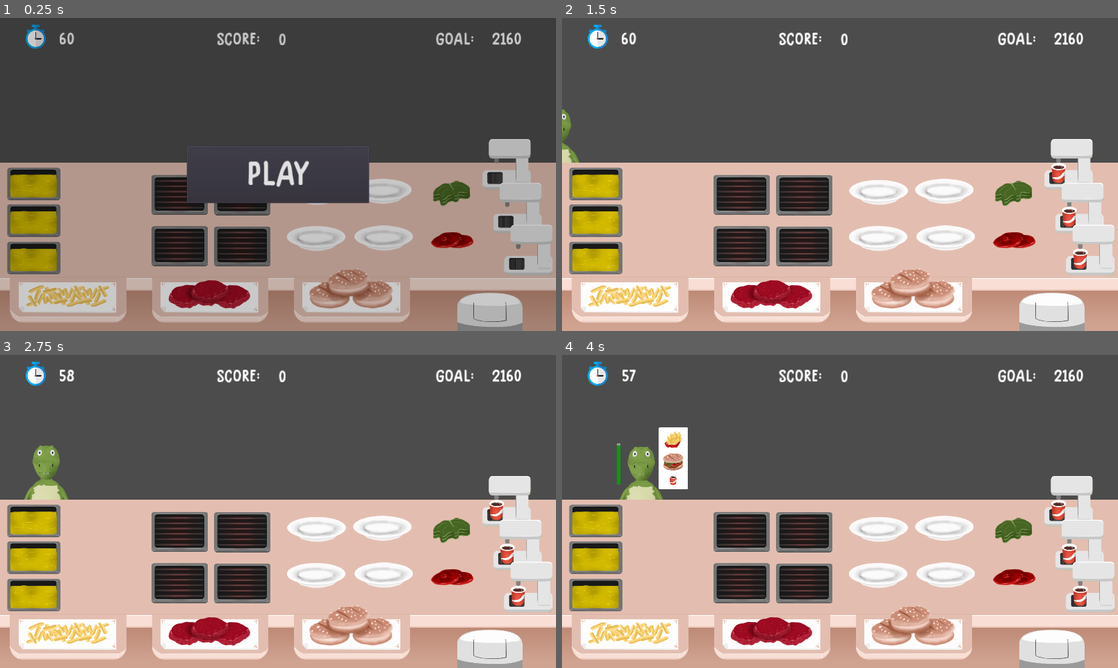
Above: before the commit, frames 1-4 (two rows, left to right).
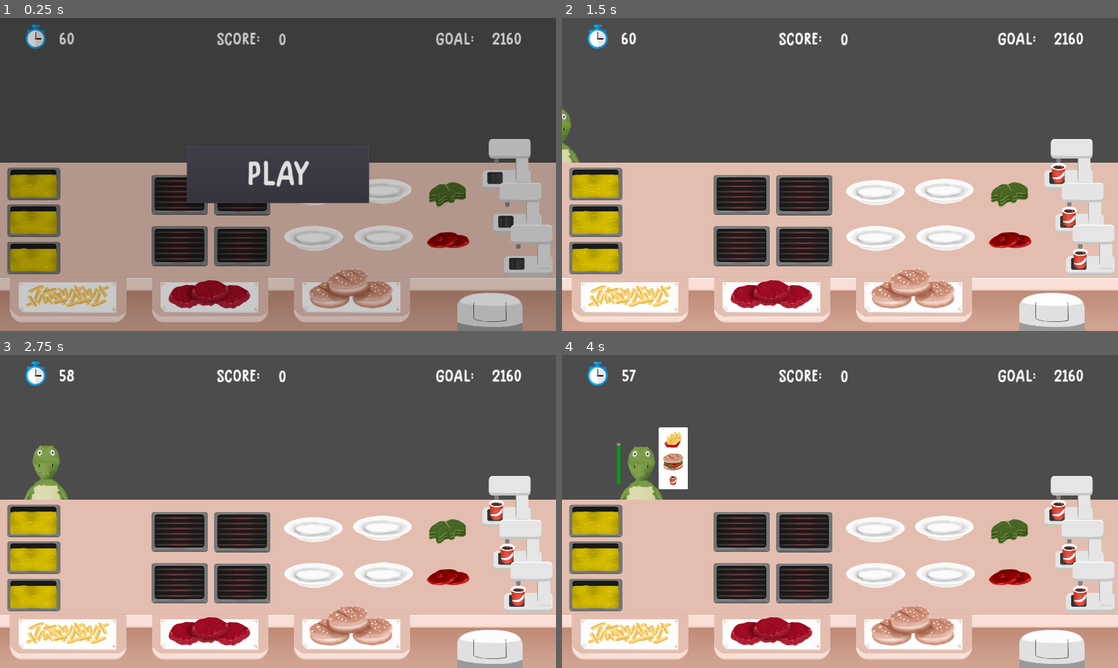
Above: after the commit, the same moments.

Repository: samuelpedrajas/MyVeganRestaurant
Game: Godot game, scene res://Scenes/Kitchen.tscn
Two runs of this game, one before a commit and one after it. Both use one fixed random seed, a clock stepped at 60 frames per second and the inputs below.
Inputs (mouse positions are in pixels of both pictures, inside the frame that each line leads up to):
- Up to frame 1 (0.25 s): no input
- Up to frame 2 (1.5 s): click "PLAY" at 0.5 s; tap Enter at 1.25 s; move the mouse to (1012, 240) at 1.27 s; click (1012, 240) at 1.35 s
- Up to frame 3 (2.75 s): move the mouse to (450, 530) at 2.02 s; click (450, 530) at 2.1 s
- Up to frame 4 (4 s): move the mouse to (739, 530) at 2.77 s; click (739, 530) at 2.85 s; move the mouse to (806, 533) at 3.52 s; click (806, 533) at 3.6 s

The runs differ from the first frame. In frame 1, 0.5% of the frame differs, in the area x 51-86%, y 52-75%; in frame 2, 0.7%, in the area x 51-86%, y 51-75%; in frame 3, 0.7%; in frame 4, 0.7%.

Commit message:
clickable area is now a button

Diff:
--- a/Scenes/ClickableArea.tscn
+++ b/Scenes/ClickableArea.tscn
@@ -2,15 +2,13 @@
 
 [ext_resource path="res://Scripts/ClickableArea.gd" type="Script" id=1]
 
-[node name="ClickableArea" type="Area2D"]
-monitoring = false
-monitorable = false
+[node name="ClickableArea" type="Button"]
+modulate = Color( 1, 1, 1, 0.505882 )
+margin_left = -5.88627
+margin_top = -9.88053
+margin_right = 6.11373
+margin_bottom = 10.1195
 script = ExtResource( 1 )
-
-[node name="CollisionShape2D" type="CollisionShape2D" parent="."]
-
-[node name="Timer" type="Timer" parent="."]
-wait_time = 0.05
-one_shot = true
-[connection signal="input_event" from="." to="." method="_on_ClickableArea_input_event"]
-[connection signal="timeout" from="Timer" to="." method="_on_Timer_timeout"]
+__meta__ = {
+"_edit_use_anchors_": false
+}
--- a/Scenes/ColaPump.tscn
+++ b/Scenes/ColaPump.tscn
@@ -8,10 +8,7 @@
 [ext_resource path="res://Scenes/Timer.tscn" type="PackedScene" id=6]
 [ext_resource path="res://Scenes/Dishes/FastFood/Cola.tscn" type="PackedScene" id=7]
 
-[sub_resource type="RectangleShape2D" id=1]
-extents = Vector2( 86.407, 89.0296 )
-
-[sub_resource type="Animation" id=2]
+[sub_resource type="Animation" id=1]
 resource_name = "default_animation"
 length = 0.1
 tracks/0/type = "value"
@@ -115,20 +112,21 @@
 [node name="Cola" parent="Placeholder" instance=ExtResource( 7 )]
 position = Vector2( -35, 62 )
 
-[node name="ClickableArea" parent="." instance=ExtResource( 5 )]
-
-[node name="CollisionShape2D" parent="ClickableArea" index="0"]
-shape = SubResource( 1 )
-
 [node name="AnimationPlayer" type="AnimationPlayer" parent="."]
-anims/default_animation = SubResource( 2 )
-anims/prepared_animation = SubResource( 3 )
-anims/preparing_animation = SubResource( 4 )
+anims/default_animation = SubResource( 1 )
+anims/prepared_animation = SubResource( 2 )
+anims/preparing_animation = SubResource( 3 )
 
 [node name="Timer" parent="." instance=ExtResource( 6 )]
 position = Vector2( 0, -110 )
 burning_time = -1
-[connection signal="clicked" from="ClickableArea" to="." method="_on_ClickableArea_clicked"]
+
+[node name="ClickableArea" parent="." instance=ExtResource( 5 )]
+margin_left = -95.0
+margin_top = -93.0
+margin_right = 95.0
+margin_bottom = 93.0
 [connection signal="food_cooked" from="Timer" to="." method="_on_Timer_food_cooked"]
+[connection signal="pressed" from="ClickableArea" to="." method="_on_ClickableArea_pressed"]
 
 [editable path="ClickableArea"]
--- a/Scenes/FoodSources/BreadSource.tscn
+++ b/Scenes/FoodSources/BreadSource.tscn
@@ -1,13 +1,9 @@
-[gd_scene load_steps=6 format=2]
+[gd_scene load_steps=5 format=2]
 
 [ext_resource path="res://Scripts/FoodSource.gd" type="Script" id=1]
 [ext_resource path="res://Images/Kitchen/FuentePan.png" type="Texture" id=2]
 [ext_resource path="res://Scenes/ClickableArea.tscn" type="PackedScene" id=3]
 [ext_resource path="res://Scenes/Ingredients/BurgerBread.tscn" type="PackedScene" id=4]
-
-[sub_resource type="CapsuleShape2D" id=1]
-radius = 92.7384
-height = 172.537
 
 [node name="BreadSource" type="Node2D"]
 script = ExtResource( 1 )
@@ -18,10 +14,10 @@
 texture = ExtResource( 2 )
 
 [node name="ClickableArea" parent="." instance=ExtResource( 3 )]
-
-[node name="CollisionShape2D" parent="ClickableArea" index="0"]
-rotation = 1.5708
-shape = SubResource( 1 )
-[connection signal="clicked" from="ClickableArea" to="." method="_on_ClickableArea_clicked"]
+margin_left = -178.0
+margin_top = -101.0
+margin_right = 179.0
+margin_bottom = 102.0
+[connection signal="pressed" from="ClickableArea" to="." method="_on_ClickableArea_pressed"]
 
 [editable path="ClickableArea"]
--- a/Scenes/FoodSources/BurgerSource.tscn
+++ b/Scenes/FoodSources/BurgerSource.tscn
@@ -1,13 +1,9 @@
-[gd_scene load_steps=6 format=2]
+[gd_scene load_steps=5 format=2]
 
 [ext_resource path="res://Scenes/Ingredients/Burger.tscn" type="PackedScene" id=1]
 [ext_resource path="res://Scripts/FoodSource.gd" type="Script" id=2]
 [ext_resource path="res://Scenes/ClickableArea.tscn" type="PackedScene" id=3]
 [ext_resource path="res://Images/Kitchen/FuenteHamburguesa.png" type="Texture" id=4]
-
-[sub_resource type="CapsuleShape2D" id=1]
-radius = 71.0744
-height = 185.252
 
 [node name="BurgerSource" type="Node2D"]
 script = ExtResource( 2 )
@@ -18,10 +14,10 @@
 texture = ExtResource( 4 )
 
 [node name="ClickableArea" parent="." instance=ExtResource( 3 )]
-
-[node name="CollisionShape2D" parent="ClickableArea" index="0"]
-rotation = 1.5708
-shape = SubResource( 1 )
-[connection signal="clicked" from="ClickableArea" to="." method="_on_ClickableArea_clicked"]
+margin_left = -166.0
+margin_top = -79.0
+margin_right = 167.0
+margin_bottom = 79.0
+[connection signal="pressed" from="ClickableArea" to="." method="_on_ClickableArea_pressed"]
 
 [editable path="ClickableArea"]
--- a/Scenes/FoodSources/FriesSource.tscn
+++ b/Scenes/FoodSources/FriesSource.tscn
@@ -1,13 +1,9 @@
-[gd_scene load_steps=6 format=2]
+[gd_scene load_steps=5 format=2]
 
 [ext_resource path="res://Scripts/FoodSource.gd" type="Script" id=1]
 [ext_resource path="res://Images/Kitchen/FuentePatatas.png" type="Texture" id=2]
 [ext_resource path="res://Scenes/ClickableArea.tscn" type="PackedScene" id=3]
 [ext_resource path="res://Scenes/Ingredients/Fries.tscn" type="PackedScene" id=4]
-
-[sub_resource type="CapsuleShape2D" id=1]
-radius = 57.5916
-height = 233.986
 
 [node name="FriesSource" type="Node2D"]
 script = ExtResource( 1 )
@@ -18,10 +14,10 @@
 texture = ExtResource( 2 )
 
 [node name="ClickableArea" parent="." instance=ExtResource( 3 )]
-
-[node name="CollisionShape2D" parent="ClickableArea" index="0"]
-rotation = 1.5708
-shape = SubResource( 1 )
-[connection signal="clicked" from="ClickableArea" to="." method="_on_ClickableArea_clicked"]
+margin_left = -161.0
+margin_top = -61.0
+margin_right = 162.0
+margin_bottom = 59.0
+[connection signal="pressed" from="ClickableArea" to="." method="_on_ClickableArea_pressed"]
 
 [editable path="ClickableArea"]
--- a/Scenes/FoodSources/LettuceSource.tscn
+++ b/Scenes/FoodSources/LettuceSource.tscn
@@ -1,13 +1,9 @@
-[gd_scene load_steps=6 format=2]
+[gd_scene load_steps=5 format=2]
 
 [ext_resource path="res://Scripts/FoodSource.gd" type="Script" id=1]
 [ext_resource path="res://Images/Kitchen/FuenteLechuga.png" type="Texture" id=2]
 [ext_resource path="res://Scenes/ClickableArea.tscn" type="PackedScene" id=3]
 [ext_resource path="res://Scenes/Ingredients/Lettuce.tscn" type="PackedScene" id=4]
-
-[sub_resource type="CapsuleShape2D" id=1]
-radius = 56.0027
-height = 64.4722
 
 [node name="LettuceSource" type="Node2D"]
 script = ExtResource( 1 )
@@ -18,10 +14,10 @@
 texture = ExtResource( 2 )
 
 [node name="ClickableArea" parent="." instance=ExtResource( 3 )]
-
-[node name="CollisionShape2D" parent="ClickableArea" index="0"]
-rotation = 1.5708
-shape = SubResource( 1 )
-[connection signal="clicked" from="ClickableArea" to="." method="_on_ClickableArea_clicked"]
+margin_left = -101.0
+margin_top = -72.0
+margin_right = 102.0
+margin_bottom = 72.0
+[connection signal="pressed" from="ClickableArea" to="." method="_on_ClickableArea_pressed"]
 
 [editable path="ClickableArea"]
--- a/Scenes/FoodSources/TomatoSource.tscn
+++ b/Scenes/FoodSources/TomatoSource.tscn
@@ -1,13 +1,9 @@
-[gd_scene load_steps=6 format=2]
+[gd_scene load_steps=5 format=2]
 
 [ext_resource path="res://Images/Kitchen/FuenteTomate.png" type="Texture" id=1]
 [ext_resource path="res://Scripts/FoodSource.gd" type="Script" id=2]
 [ext_resource path="res://Scenes/ClickableArea.tscn" type="PackedScene" id=3]
 [ext_resource path="res://Scenes/Ingredients/Tomato.tscn" type="PackedScene" id=4]
-
-[sub_resource type="CapsuleShape2D" id=1]
-radius = 43.2892
-height = 89.8987
 
 [node name="TomatoSource" type="Node2D"]
 script = ExtResource( 2 )
@@ -18,10 +14,10 @@
 texture = ExtResource( 1 )
 
 [node name="ClickableArea" parent="." instance=ExtResource( 3 )]
-
-[node name="CollisionShape2D" parent="ClickableArea" index="0"]
-rotation = 1.5708
-shape = SubResource( 1 )
-[connection signal="clicked" from="ClickableArea" to="." method="_on_ClickableArea_clicked"]
+margin_left = -95.0
+margin_top = -64.0
+margin_right = 96.0
+margin_bottom = 65.0
+[connection signal="pressed" from="ClickableArea" to="." method="_on_ClickableArea_pressed"]
 
 [editable path="ClickableArea"]
--- a/Scenes/Fryer.tscn
+++ b/Scenes/Fryer.tscn
@@ -6,10 +6,7 @@
 [ext_resource path="res://Scenes/Timer.tscn" type="PackedScene" id=4]
 [ext_resource path="res://Images/Kitchen/PatatasAceite.png" type="Texture" id=5]
 
-[sub_resource type="RectangleShape2D" id=1]
-extents = Vector2( 95.2351, 56.7626 )
-
-[sub_resource type="Animation" id=2]
+[sub_resource type="Animation" id=1]
 resource_name = "default_animation"
 tracks/0/type = "value"
 tracks/0/path = NodePath("Fries:visible")
@@ -57,16 +54,17 @@
 position = Vector2( 0, -103 )
 burning_time = -1
 
+[node name="AnimationPlayer" type="AnimationPlayer" parent="."]
+anims/default_animation = SubResource( 1 )
+anims/preparing_animation = SubResource( 2 )
+
 [node name="ClickableArea" parent="." instance=ExtResource( 2 )]
-
-[node name="CollisionShape2D" parent="ClickableArea" index="0"]
-shape = SubResource( 1 )
-
-[node name="AnimationPlayer" type="AnimationPlayer" parent="."]
-anims/default_animation = SubResource( 2 )
-anims/preparing_animation = SubResource( 3 )
+margin_left = -97.0
+margin_top = -62.0
+margin_right = 97.0
+margin_bottom = 61.0
 [connection signal="food_burned" from="Timer" to="." method="_on_Timer_food_burned"]
 [connection signal="food_cooked" from="Timer" to="." method="_on_Timer_food_cooked"]
-[connection signal="clicked" from="ClickableArea" to="." method="_on_ClickableArea_clicked"]
+[connection signal="pressed" from="ClickableArea" to="." method="_on_ClickableArea_pressed"]
 
 [editable path="ClickableArea"]
--- a/Scenes/Grill.tscn
+++ b/Scenes/Grill.tscn
@@ -1,14 +1,11 @@
-[gd_scene load_steps=8 format=2]
+[gd_scene load_steps=7 format=2]
 
 [ext_resource path="res://Scripts/FoodMachine.gd" type="Script" id=1]
 [ext_resource path="res://Images/Kitchen/Parrilla.png" type="Texture" id=2]
 [ext_resource path="res://Scenes/Timer.tscn" type="PackedScene" id=3]
 [ext_resource path="res://Scenes/ClickableArea.tscn" type="PackedScene" id=4]
 
-[sub_resource type="RectangleShape2D" id=1]
-extents = Vector2( 100.402, 70.9455 )
-
-[sub_resource type="Animation" id=2]
+[sub_resource type="Animation" id=1]
 resource_name = "default_animation"
 tracks/0/type = "value"
 tracks/0/path = NodePath("Sprite:modulate")
@@ -53,16 +50,17 @@
 [node name="Timer" parent="." instance=ExtResource( 3 )]
 position = Vector2( 0, -103 )
 
+[node name="AnimationPlayer" type="AnimationPlayer" parent="."]
+anims/default_animation = SubResource( 1 )
+anims/preparing_animation = SubResource( 2 )
+
 [node name="ClickableArea" parent="." instance=ExtResource( 4 )]
-
-[node name="CollisionShape2D" parent="ClickableArea" index="0"]
-shape = SubResource( 1 )
-
-[node name="AnimationPlayer" type="AnimationPlayer" parent="."]
-anims/default_animation = SubResource( 2 )
-anims/preparing_animation = SubResource( 3 )
+margin_left = -105.0
+margin_top = -85.0
+margin_right = 106.0
+margin_bottom = 85.0
 [connection signal="food_burned" from="Timer" to="." method="_on_Timer_food_burned"]
 [connection signal="food_cooked" from="Timer" to="." method="_on_Timer_food_cooked"]
-[connection signal="clicked" from="ClickableArea" to="." method="_on_ClickableArea_clicked"]
+[connection signal="pressed" from="ClickableArea" to="." method="_on_ClickableArea_pressed"]
 
 [editable path="ClickableArea"]
--- a/Scenes/Kitchen.tscn
+++ b/Scenes/Kitchen.tscn
@@ -83,11 +83,11 @@
 menu = NodePath("../../Menu")
 
 [node name="TomatoSource" parent="Main" instance=ExtResource( 7 )]
-position = Vector2( 1561.85, 266.547 )
+position = Vector2( 1547.71, 266.547 )
 kitchen = NodePath("../..")
 
 [node name="LettuceSource" parent="Main" instance=ExtResource( 8 )]
-position = Vector2( 1559.56, 107.172 )
+position = Vector2( 1545.42, 110 )
 kitchen = NodePath("../..")
 
 [node name="Grill1" parent="Main" instance=ExtResource( 9 )]
@@ -107,7 +107,7 @@
 kitchen = NodePath("../..")
 
 [node name="Plate1" parent="Main" instance=ExtResource( 16 )]
-position = Vector2( 1093.34, 103.516 )
+position = Vector2( 1082.03, 104.93 )
 kitchen = NodePath("../..")
 
 [node name="Plate2" parent="Main" instance=ExtResource( 16 )]
@@ -115,7 +115,7 @@
 kitchen = NodePath("../..")
 
 [node name="Plate3" parent="Main" instance=ExtResource( 16 )]
-position = Vector2( 1091.58, 262.473 )
+position = Vector2( 1083.09, 262.473 )
 kitchen = NodePath("../..")
 
 [node name="Plate4" parent="Main" instance=ExtResource( 16 )]
--- a/Scenes/Plate.tscn
+++ b/Scenes/Plate.tscn
@@ -1,12 +1,8 @@
-[gd_scene load_steps=5 format=2]
+[gd_scene load_steps=4 format=2]
 
 [ext_resource path="res://Images/Kitchen/Plato.png" type="Texture" id=1]
 [ext_resource path="res://Scripts/Plate.gd" type="Script" id=2]
 [ext_resource path="res://Scenes/ClickableArea.tscn" type="PackedScene" id=3]
-
-[sub_resource type="CapsuleShape2D" id=1]
-radius = 63.1842
-height = 86.1432
 
 [node name="Plate" type="Node2D" groups=[
 "Plate",
@@ -19,11 +15,10 @@
 [node name="Placeholder" type="Node2D" parent="."]
 
 [node name="ClickableArea" parent="." instance=ExtResource( 3 )]
-
-[node name="CollisionShape2D" parent="ClickableArea" index="0"]
-position = Vector2( 0, -21 )
-rotation = 1.5708
-shape = SubResource( 1 )
-[connection signal="clicked" from="ClickableArea" to="." method="_on_ClickableArea_clicked"]
+margin_left = -118.0
+margin_top = -67.0
+margin_right = 116.0
+margin_bottom = 63.0
+[connection signal="pressed" from="ClickableArea" to="." method="_on_ClickableArea_pressed"]
 
 [editable path="ClickableArea"]
--- a/Scenes/Platform.tscn
+++ b/Scenes/Platform.tscn
@@ -1,10 +1,7 @@
-[gd_scene load_steps=4 format=2]
+[gd_scene load_steps=3 format=2]
 
 [ext_resource path="res://Scripts/Plate.gd" type="Script" id=1]
 [ext_resource path="res://Scenes/ClickableArea.tscn" type="PackedScene" id=2]
-
-[sub_resource type="RectangleShape2D" id=1]
-extents = Vector2( 69.7669, 64.7711 )
 
 [node name="Platform" type="Node2D"]
 script = ExtResource( 1 )
@@ -15,9 +12,10 @@
 [node name="Position2D" type="Position2D" parent="."]
 
 [node name="ClickableArea" parent="." instance=ExtResource( 2 )]
-
-[node name="CollisionShape2D" parent="ClickableArea" index="0"]
-shape = SubResource( 1 )
-[connection signal="clicked" from="ClickableArea" to="." method="_on_ClickableArea_clicked"]
+margin_left = -97.0
+margin_top = -61.0
+margin_right = 99.0
+margin_bottom = 61.0
+[connection signal="pressed" from="ClickableArea" to="." method="_on_ClickableArea_pressed"]
 
 [editable path="ClickableArea"]
--- a/Scripts/ClickableArea.gd
+++ b/Scripts/ClickableArea.gd
@@ -1,34 +1,5 @@
-extends Area2D
+extends Button
 
 
-signal clicked
-
-var input_disabled = false
-
-
-func _on_ClickableArea_input_event(_viewport, _event, _shape_idx):
-	if _viewport.is_input_handled() or self.input_disabled:
-		return
-	_viewport.set_input_as_handled()
-	if Input.is_action_just_pressed("ui_click"):
-		emit_signal("clicked")
-		_block_temporary()
-
-
-func enable():
-	self.input_disabled = false
-	$Timer.set_paused(false)
-
-
-func disable():
-	self.input_disabled = true
-	$Timer.set_paused(true)
-
-
-func _block_temporary():
-	self.input_disabled = true
-	$Timer.start()
-
-
-func _on_Timer_timeout():
-	self.input_disabled = false
+func _enter_tree():
+	modulate.a = 0
--- a/Scripts/DishProvider.gd
+++ b/Scripts/DishProvider.gd
@@ -29,6 +29,6 @@
 		$Timer.hide()
 
 
-func _on_ClickableArea_clicked():
+func _on_ClickableArea_pressed():
 	if self.dish != null:
 		kitchen.deliver(self.dish, self)
--- a/Scripts/FoodMachine.gd
+++ b/Scripts/FoodMachine.gd
@@ -47,10 +47,11 @@
 	if self.serve_automatically:
 		kitchen.use_item(self.ingredient, self)
 
+
 func _on_Timer_food_burned():
 	self.ingredient.evolve()
 
 
-func _on_ClickableArea_clicked():
+func _on_ClickableArea_pressed():
 	if self.ingredient != null:
 		kitchen.use_item(self.ingredient, self)
--- a/Scripts/FoodSource.gd
+++ b/Scripts/FoodSource.gd
@@ -17,5 +17,5 @@
 	pass
 
 
-func _on_ClickableArea_clicked():
+func _on_ClickableArea_pressed():
 	self.kitchen.use_item(self.ingredient.duplicate(), self)
--- a/Scripts/Plate.gd
+++ b/Scripts/Plate.gd
@@ -26,6 +26,6 @@
 	self.dish = null
 
 
-func _on_ClickableArea_clicked():
+func _on_ClickableArea_pressed():
 	if dish != null:
 		kitchen.deliver(dish, self)
Not shown: 3 places in Scenes/ColaPump.tscn that only renumber resources
Not shown: 2 places in Scenes/Fryer.tscn that only renumber resources
Not shown: 1 places in Scenes/Grill.tscn that only renumber resources
